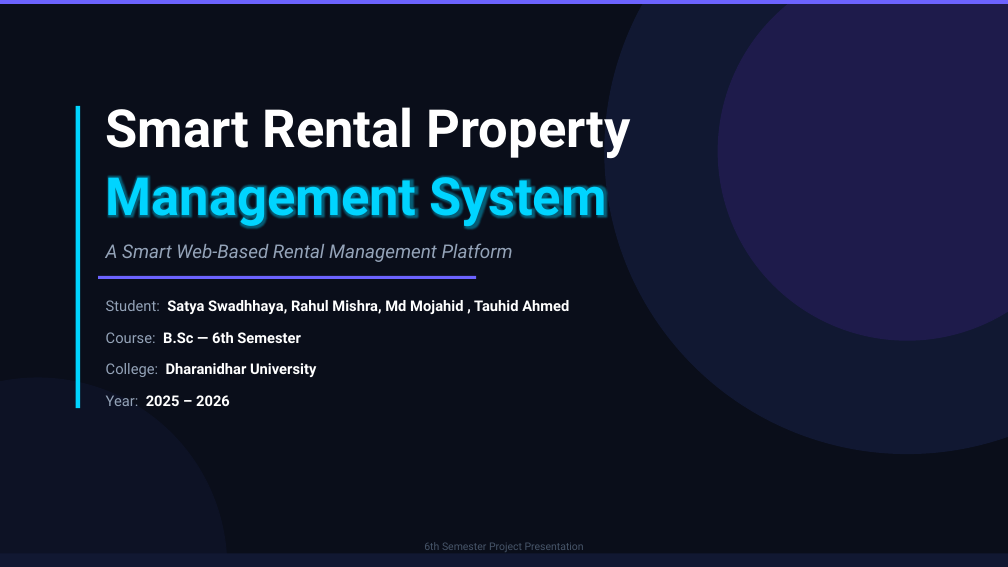
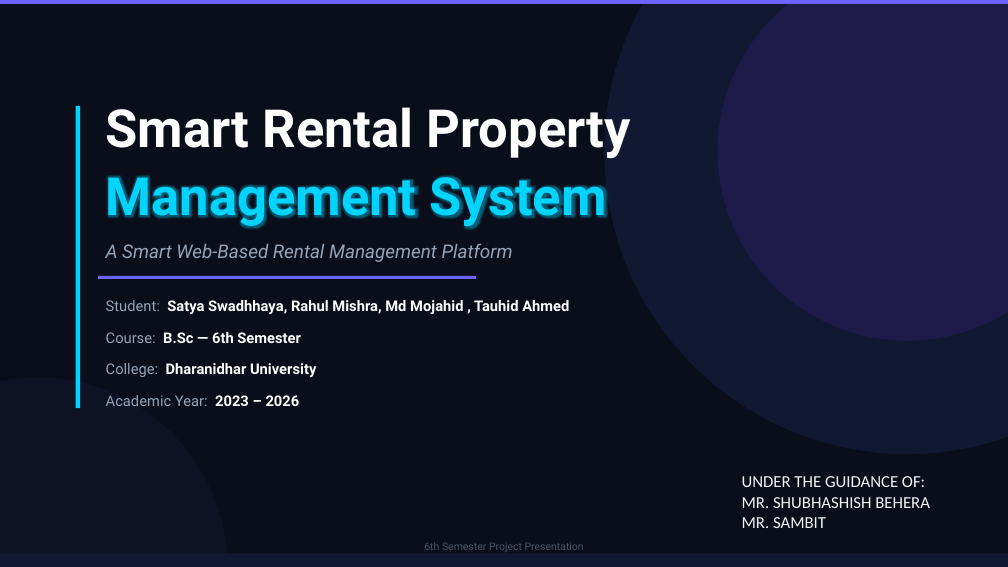
Before and after one commit to mohammadmojahid7894-design/RentEase, a slide deck: slide 1 of tmp_pptx/NEW_PPT.pptx. Drawn at 1008x567 pixels with LibreOffice and Linux fonts; fonts in the diff are those of the drawing. Boxes give left, top, right and bottom in pixels: in the first picture for what was removed or moved away, otherwise in the second. Text is boxed around its words. In the diff, an @@ line names an element or a change of style, - is before the commit and + after.

```diff
--- a/tmp_pptx/NEW_PPT.pptx
+++ b/tmp_pptx/NEW_PPT.pptx
@@ text at (106,395,300,406): text changed; text colour #FFFFFF to #94A3B8; bold off @@
-Year: 2025 – 2026
+Academic Year: 2023 – 2026
@@ text added at (742,476,930,528), 16 pt, text #F2F2F2 @@
+UNDER THE GUIDANCE OF:
+MR. SHUBHASHISH BEHERA
+MR. SAMBIT
```
Also in this commit, not shown: 4 other slides changed, 1 slide added, 1 slide removed, 26 other files.
